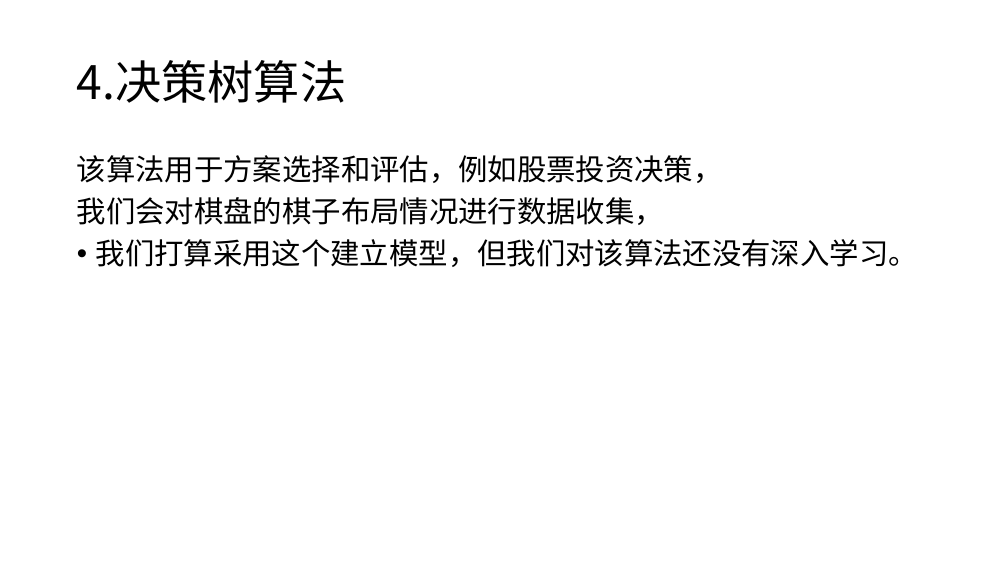
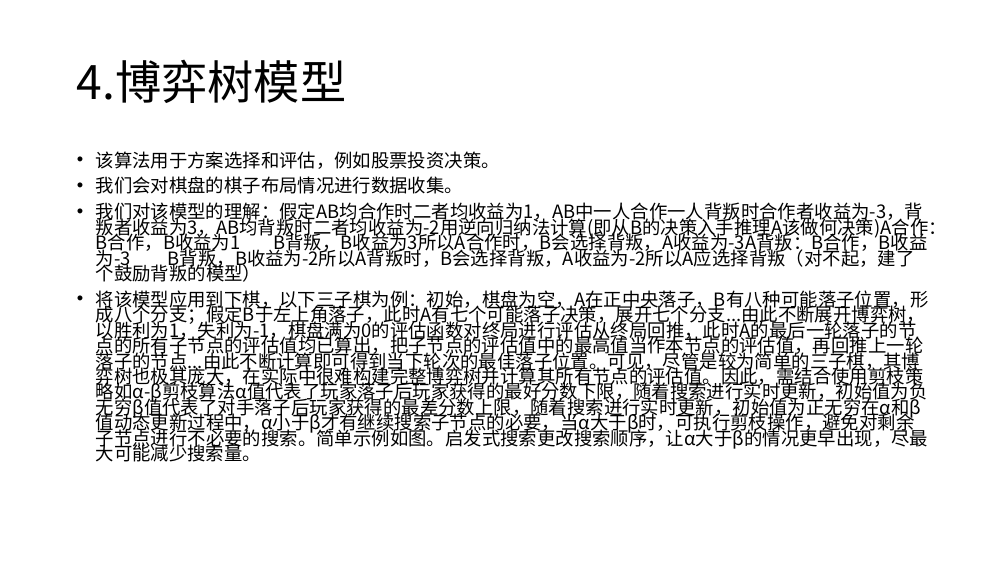
Before and after one commit to T6009/learngit, a slide deck: slide 7 of 3.pptx (slide 6 before the commit). Drawn at 1008x567 pixels with LibreOffice and Linux fonts; fonts in the diff are those of the drawing. Boxes give left, top, right and bottom in pixels: in the first picture for what was removed or moved away, otherwise in the second. Text is boxed around its words. In the diff, an @@ line names an element or a change of style, - is before the commit and + after.

```diff
--- a/3.pptx
+++ b/3.pptx
@@ title at (77,60,346,103): text changed @@
-4.决策树算法
+4.博弈树模型
@@ text at (96,151,947,462): text changed; size 28 to 17.5 pt @@
-该算法用于方案选择和评估，例如股票投资决策，
-我们会对棋盘的棋子布局情况进行数据收集，
-• 我们打算采用这个建立模型，但我们对该算法还没有深入学习。
+• 该算法用于方案选择和评估，例如股票投资决策。
+• 我们会对棋盘的棋子布局情况进行数据收集。
+• 我们对该模型的理解：假定AB均合作时二者均收益为1，AB中一人合作一人背叛时合作者收益为-3，背叛者收益为3，AB均背叛时二者均收益为-2用逆向归纳法计算(即从B的决策入手推理A该做何决策)A合作：B合作，B收益为1 B背叛，B收益为3所以A合作时，B会选择背叛，A收益为-3A背叛：B合作，B收益为-3 B背叛，B收益为-2所以A背叛时，B会选择背叛，A收益为-2所以A应选择背叛（对不起，建了个鼓励背叛的模型）
+• 将该模型应用到下棋，以下三子棋为例：初始，棋盘为空，A在正中央落子，B有八种可能落子位置，形成八个分支；假定B于左上角落子，此时A有七个可能落子决策，展开七个分支...由此不断展开博弈树，以胜利为1，失利为-1，棋盘满为0的评估函数对终局进行评估从终局回推，此时A的最后一轮落子的节点的所有子节点的评估值均已算出，把子节点的评估值中的最高值当作本节点的评估值，再回推上一轮落子的节点...由此不断计算即可得到当下轮次的最佳落子位置。可见，尽管是较为简单的三子棋，其博弈树也极其庞大，在实际中很难构建完整博弈树并计算其所有节点的评估值。因此，需结合使用剪枝策略如α-β剪枝算法α值代表了玩家落子后玩家获得的最好分数下限，随着搜索进行实时更新，初始值为负无穷β值代表了对手落子后玩家获得的最差分数上限，随着搜索进行实时更新，初始值为正无穷在α和β值动态更新过程中，α小于β才有继续搜索子节点的必要，当α大于β时，可执行剪枝操作，避免对剩余子节点进行不必要的搜索。简单示例如图。启发式搜索更改搜索顺序，让α大于β的情况更早出现，尽最大可能减少搜索量。
```
Also in this commit, not shown: 3 other slides changed, 2 slides added.
